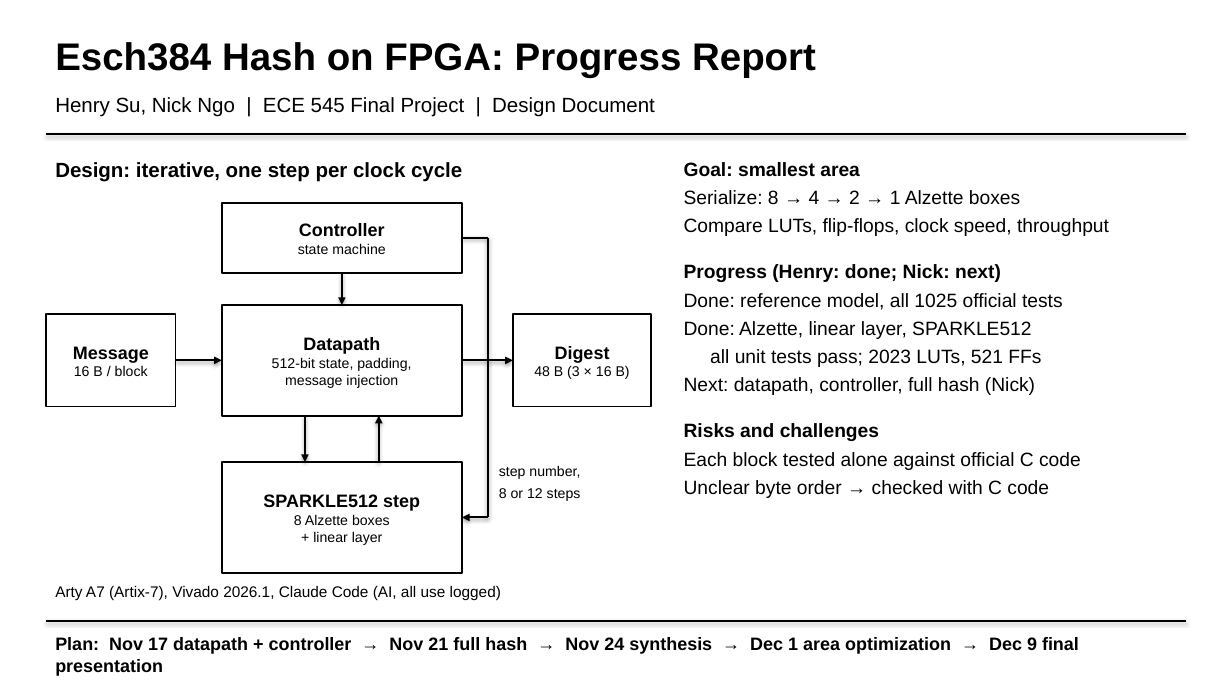
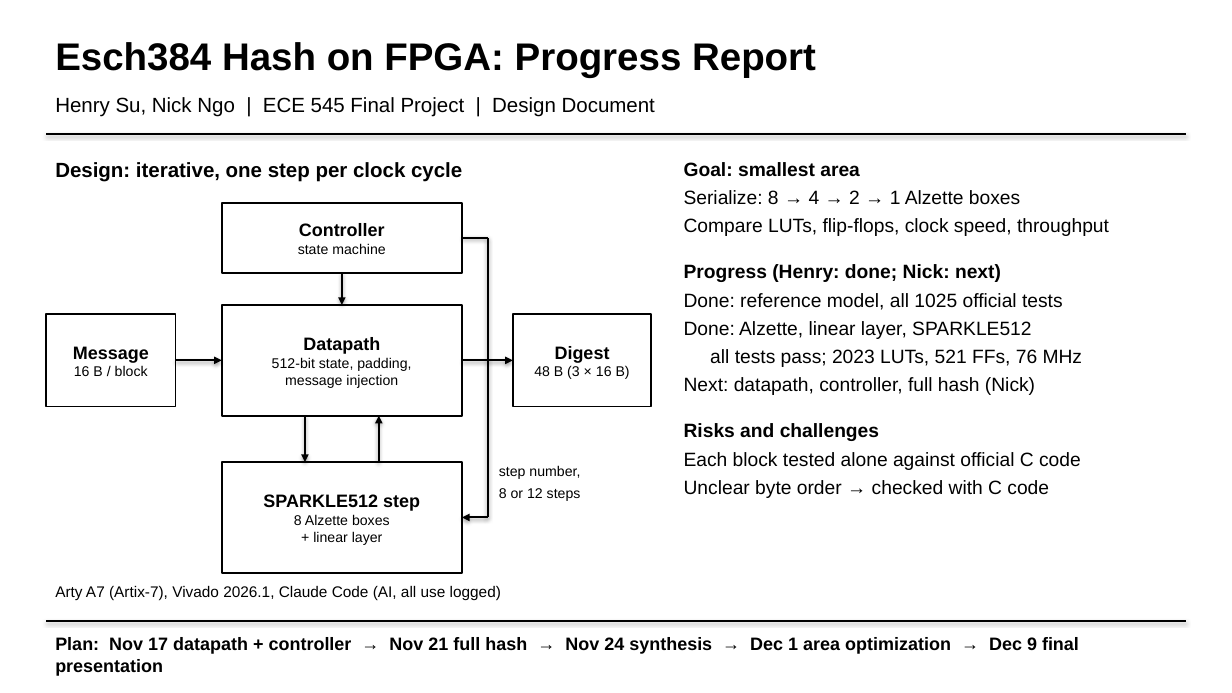
Before and after one commit to hbsu/esch384, a slide deck: slide 1 of slides/esch384_progress.pptx. Drawn at 1232x693 pixels with LibreOffice and Linux fonts; fonts in the diff are those of the drawing. Boxes give left, top, right and bottom in pixels: in the first picture for what was removed or moved away, otherwise in the second. Text is boxed around its words. In the diff, an @@ line names an element or a change of style, - is before the commit and + after.

Commit message:
Design doc + slide: add SPARKLE512 max clock (76 MHz, post place-and-route)

```diff
--- a/slides/esch384_progress.pptx
+++ b/slides/esch384_progress.pptx
@@ text at box(710, 349, 1083, 367): text changed @@
-all unit tests pass; 2023 LUTs, 521 FFs
+all tests pass; 2023 LUTs, 521 FFs, 76 MHz
```
Also in this commit, not shown: 4 other files.
